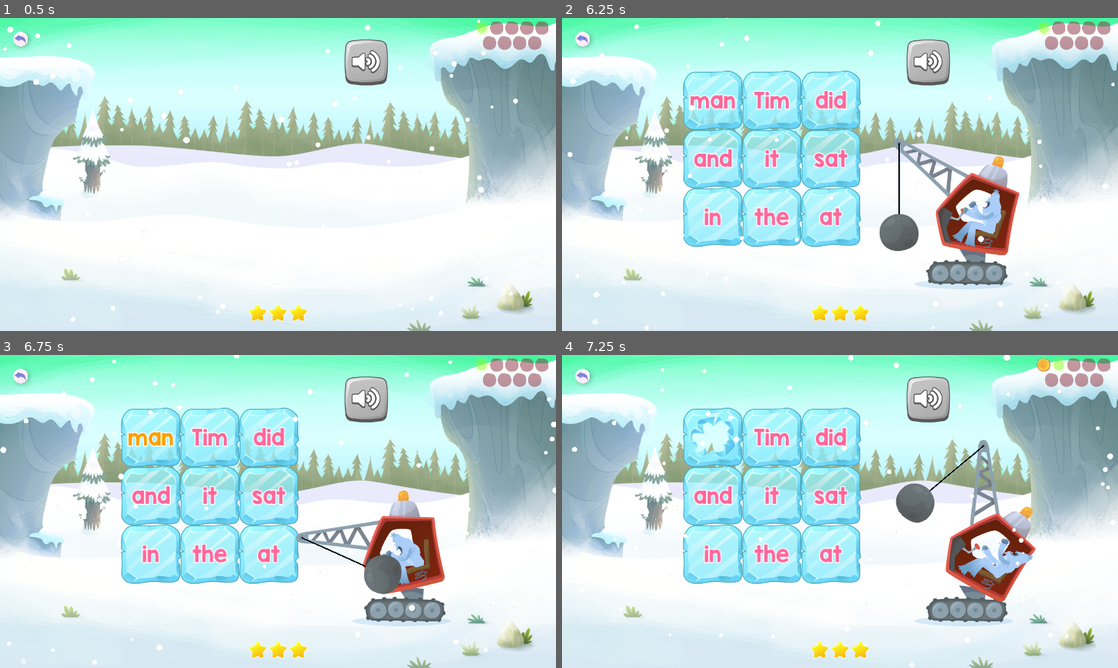
Above: before the commit, frames 1-4 (two rows, left to right).
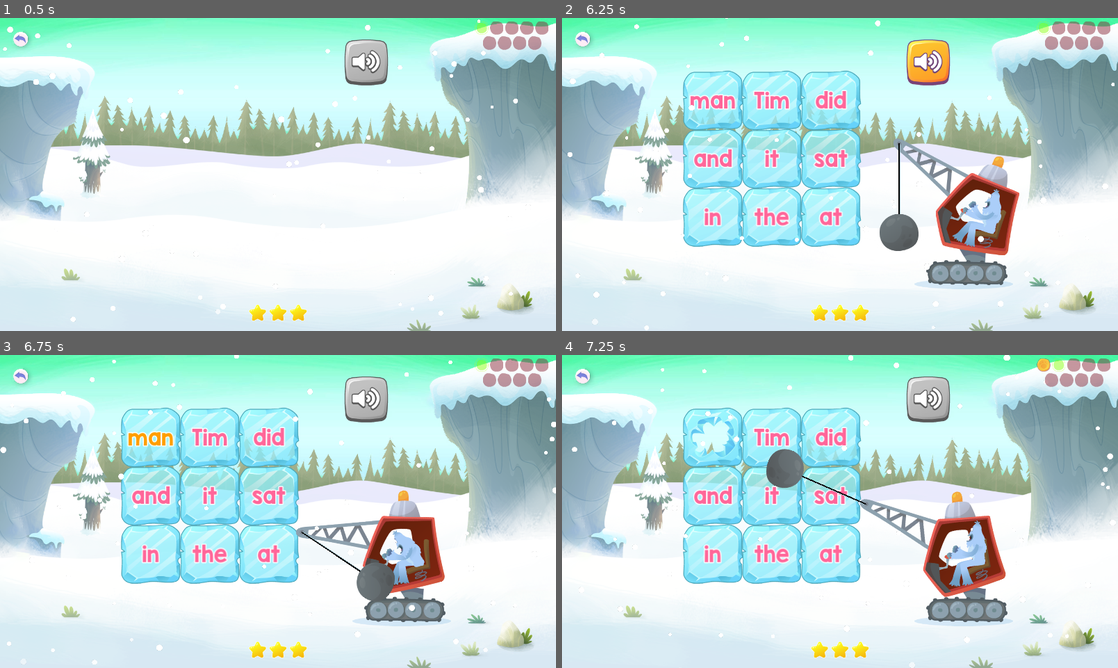
Above: after the commit, the same moments.

Repository: anatolbogun/knock-it-down-godot-port
Game: Godot game, scene res://src/game_states/main_game_state.tscn
The game is run twice, just before and just after one commit, with the same random seed, the same clock (stepped at 60 frames per second) and the same inputs. Sound files missing from this copy of the repository are replaced by a short silence.
Inputs (mouse positions are in pixels of both pictures, inside the frame that each line leads up to):
- Up to frame 1 (0.5 s): no input
- Up to frame 2 (6.25 s): move the mouse to (962, 158) at 0.52 s; move the mouse to (728, 190) at 1.27 s; move the mouse to (895, 105) at 2.02 s; move the mouse to (812, 237) at 2.77 s; move the mouse to (1006, 221) at 3.52 s; move the mouse to (673, 127) at 4.27 s; move the mouse to (867, 174) at 5.02 s; move the mouse to (756, 96) at 5.77 s
- Up to frame 3 (6.75 s): click "man" at 6.5 s
- Up to frame 4 (7.25 s): no input

Frame 1 is identical in both runs. In frame 2, 0.9% of the frame differs, in the area x 62-70%, y 6-22%; in frame 3, 1.3%; in frame 4, 6.8%, in the area x 36-86%, y 27-79%.

Commit message:
improvements/tests with hitting targets (wip)

Diff:
--- a/src/actors/yeti.gd
+++ b/src/actors/yeti.gd
@@ -1,3 +1,6 @@
 extends Skeleton2D
 
+# TO DO: this file is probably entirely redundant
+
+signal target_swing_start
 signal target_hit # is emitted in the AnimationPlayer when the wrecking ball hits a target
--- a/src/actors/yeti.tscn
+++ b/src/actors/yeti.tscn
@@ -457,121 +457,6 @@
 "values": []
 }
 
-[sub_resource type="Animation" id="Animation_0hj5h"]
-resource_name = "hit_correct"
-length = 1.2
-step = 0.05
-tracks/0/type = "value"
-tracks/0/imported = false
-tracks/0/enabled = true
-tracks/0/path = NodePath("CraneWheelsBone2D/CraneBodyBone2D:rotation")
-tracks/0/interp = 2
-tracks/0/loop_wrap = true
-tracks/0/keys = {
-"times": PackedFloat32Array(0, 0.2, 0.25, 0.45, 1),
-"transitions": PackedFloat32Array(1, 1, 1, 1, 1),
-"update": 0,
-"values": [0.0, -0.429351, -0.467748, 0.233874, 0.0]
-}
-tracks/1/type = "value"
-tracks/1/imported = false
-tracks/1/enabled = true
-tracks/1/path = NodePath("CraneWheelsBone2D/CraneBodyBone2D/CraneBoomBone2D:rotation")
-tracks/1/interp = 2
-tracks/1/loop_wrap = true
-tracks/1/keys = {
-"times": PackedFloat32Array(0, 0.25, 0.45, 1),
-"transitions": PackedFloat32Array(1, 1, 1, 1),
-"update": 0,
-"values": [0.0, -0.274017, 0.544543, 0.0]
-}
-tracks/2/type = "value"
-tracks/2/imported = false
-tracks/2/enabled = true
-tracks/2/path = NodePath("CraneWheelsBone2D/CraneBodyBone2D/CraneBoomBone2D/CraneLineBone2D:rotation")
-tracks/2/interp = 2
-tracks/2/loop_wrap = true
-tracks/2/keys = {
-"times": PackedFloat32Array(0, 0.25, 0.45, 0.8, 1, 1.2),
-"transitions": PackedFloat32Array(1, 1, 1, 1, 1, 1),
-"update": 0,
-"values": [0.0, -0.546288, 0.780162, -0.535816, 0.0785398, 0.0]
-}
-tracks/3/type = "value"
-tracks/3/imported = false
-tracks/3/enabled = true
-tracks/3/path = NodePath("CraneWheelsBone2D/CraneBodyBone2D/YetiBone2D/Yeti/BodyBone2D:rotation")
-tracks/3/interp = 2
-tracks/3/loop_wrap = true
-tracks/3/keys = {
-"times": PackedFloat32Array(0, 0.25, 0.45, 1),
-"transitions": PackedFloat32Array(1, 1, 1, 1),
-"update": 0,
-"values": [0.0, -0.488692, 0.253073, 0.0]
-}
-tracks/4/type = "value"
-tracks/4/imported = false
-tracks/4/enabled = true
-tracks/4/path = NodePath("CraneWheelsBone2D/CraneBodyBone2D/YetiBone2D/Yeti/BodyBone2D/LegBone2D:rotation")
-tracks/4/interp = 2
-tracks/4/loop_wrap = true
-tracks/4/keys = {
-"times": PackedFloat32Array(0, 0.25, 0.45, 1),
-"transitions": PackedFloat32Array(1, 1, 1, 1),
-"update": 0,
-"values": [0.0, 0.623083, 0.115192, 0.0]
-}
-tracks/5/type = "value"
-tracks/5/imported = false
-tracks/5/enabled = true
-tracks/5/path = NodePath("CraneWheelsBone2D/CraneBodyBone2D/YetiBone2D/Yeti/BodyBone2D/ArmLeftBone2D:rotation")
-tracks/5/interp = 2
-tracks/5/loop_wrap = true
-tracks/5/keys = {
-"times": PackedFloat32Array(0, 0.25, 0.45, 1),
-"transitions": PackedFloat32Array(1, 1, 1, 1),
-"update": 0,
-"values": [0.0, 0.429351, -0.155334, 0.0]
-}
-tracks/6/type = "value"
-tracks/6/imported = false
-tracks/6/enabled = true
-tracks/6/path = NodePath("CraneWheelsBone2D/CraneBodyBone2D/YetiBone2D/Yeti/BodyBone2D/ArmRightBone2D:rotation")
-tracks/6/interp = 2
-tracks/6/loop_wrap = true
-tracks/6/keys = {
-"times": PackedFloat32Array(0, 0.25, 0.45, 1),
-"transitions": PackedFloat32Array(1, 1, 1, 1),
-"update": 0,
-"values": [0.0, 0.233874, 0.310669, 0.0]
-}
-tracks/7/type = "value"
-tracks/7/imported = false
-tracks/7/enabled = true
-tracks/7/path = NodePath("CraneWheelsBone2D/CraneBodyBone2D/YetiBone2D/Yeti/BodyBone2D/HeadBone2D:rotation")
-tracks/7/interp = 2
-tracks/7/loop_wrap = true
-tracks/7/keys = {
-"times": PackedFloat32Array(0, 0.25, 0.45, 1),
-"transitions": PackedFloat32Array(1, 1, 1, 1),
-"update": 0,
-"values": [0.0, -0.274017, 0.427606, 0.0]
-}
-tracks/8/type = "method"
-tracks/8/imported = false
-tracks/8/enabled = true
-tracks/8/path = NodePath(".")
-tracks/8/interp = 1
-tracks/8/loop_wrap = true
-tracks/8/keys = {
-"times": PackedFloat32Array(0.45),
-"transitions": PackedFloat32Array(1),
-"values": [{
-"args": ["target_hit"],
-"method": &"emit_signal"
-}]
-}
-
 [sub_resource type="Animation" id="Animation_1x54h"]
 resource_name = "incorrect"
 step = 0.05
@@ -794,14 +679,367 @@
 "values": [Vector2(0, 217)]
 }
 
+[sub_resource type="Animation" id="Animation_0hj5h"]
+resource_name = "retract"
+length = 0.25
+step = 0.05
+tracks/0/type = "value"
+tracks/0/imported = false
+tracks/0/enabled = true
+tracks/0/path = NodePath("CraneWheelsBone2D/CraneBodyBone2D:rotation")
+tracks/0/interp = 2
+tracks/0/loop_wrap = true
+tracks/0/keys = {
+"times": PackedFloat32Array(0, 0.2, 0.25),
+"transitions": PackedFloat32Array(1, 1, 1),
+"update": 0,
+"values": [0.0, -0.429351, -0.467748]
+}
+tracks/1/type = "value"
+tracks/1/imported = false
+tracks/1/enabled = true
+tracks/1/path = NodePath("CraneWheelsBone2D/CraneBodyBone2D/CraneBoomBone2D:rotation")
+tracks/1/interp = 2
+tracks/1/loop_wrap = true
+tracks/1/keys = {
+"times": PackedFloat32Array(0, 0.25),
+"transitions": PackedFloat32Array(1, 1),
+"update": 0,
+"values": [0.0, -0.274017]
+}
+tracks/2/type = "value"
+tracks/2/imported = false
+tracks/2/enabled = true
+tracks/2/path = NodePath("CraneWheelsBone2D/CraneBodyBone2D/CraneBoomBone2D/CraneLineBone2D:rotation")
+tracks/2/interp = 2
+tracks/2/loop_wrap = true
+tracks/2/keys = {
+"times": PackedFloat32Array(0, 0.25),
+"transitions": PackedFloat32Array(1, 1),
+"update": 0,
+"values": [0.0, -0.546288]
+}
+tracks/3/type = "value"
+tracks/3/imported = false
+tracks/3/enabled = true
+tracks/3/path = NodePath("CraneWheelsBone2D/CraneBodyBone2D/YetiBone2D/Yeti/BodyBone2D:rotation")
+tracks/3/interp = 2
+tracks/3/loop_wrap = true
+tracks/3/keys = {
+"times": PackedFloat32Array(0, 0.25),
+"transitions": PackedFloat32Array(1, 1),
+"update": 0,
+"values": [0.0, -0.488692]
+}
+tracks/4/type = "value"
+tracks/4/imported = false
+tracks/4/enabled = true
+tracks/4/path = NodePath("CraneWheelsBone2D/CraneBodyBone2D/YetiBone2D/Yeti/BodyBone2D/LegBone2D:rotation")
+tracks/4/interp = 2
+tracks/4/loop_wrap = true
+tracks/4/keys = {
+"times": PackedFloat32Array(0, 0.25),
+"transitions": PackedFloat32Array(1, 1),
+"update": 0,
+"values": [0.0, 0.623083]
+}
+tracks/5/type = "value"
+tracks/5/imported = false
+tracks/5/enabled = true
+tracks/5/path = NodePath("CraneWheelsBone2D/CraneBodyBone2D/YetiBone2D/Yeti/BodyBone2D/ArmLeftBone2D:rotation")
+tracks/5/interp = 2
+tracks/5/loop_wrap = true
+tracks/5/keys = {
+"times": PackedFloat32Array(0, 0.25),
+"transitions": PackedFloat32Array(1, 1),
+"update": 0,
+"values": [0.0, 0.429351]
+}
+tracks/6/type = "value"
+tracks/6/imported = false
+tracks/6/enabled = true
+tracks/6/path = NodePath("CraneWheelsBone2D/CraneBodyBone2D/YetiBone2D/Yeti/BodyBone2D/ArmRightBone2D:rotation")
+tracks/6/interp = 2
+tracks/6/loop_wrap = true
+tracks/6/keys = {
+"times": PackedFloat32Array(0, 0.25),
+"transitions": PackedFloat32Array(1, 1),
+"update": 0,
+"values": [0.0, 0.233874]
+}
+tracks/7/type = "value"
+tracks/7/imported = false
+tracks/7/enabled = true
+tracks/7/path = NodePath("CraneWheelsBone2D/CraneBodyBone2D/YetiBone2D/Yeti/BodyBone2D/HeadBone2D:rotation")
+tracks/7/interp = 2
+tracks/7/loop_wrap = true
+tracks/7/keys = {
+"times": PackedFloat32Array(0, 0.25),
+"transitions": PackedFloat32Array(1, 1),
+"update": 0,
+"values": [0.0, -0.274017]
+}
+tracks/8/type = "method"
+tracks/8/imported = false
+tracks/8/enabled = true
+tracks/8/path = NodePath(".")
+tracks/8/interp = 1
+tracks/8/loop_wrap = true
+tracks/8/keys = {
+"times": PackedFloat32Array(0.25),
+"transitions": PackedFloat32Array(1),
+"values": [{
+"args": [&"target_swing_start"],
+"method": &"emit_signal"
+}]
+}
+
+[sub_resource type="Animation" id="Animation_y688m"]
+resource_name = "hit_backup"
+length = 1.2
+step = 0.05
+tracks/0/type = "value"
+tracks/0/imported = false
+tracks/0/enabled = true
+tracks/0/path = NodePath("CraneWheelsBone2D/CraneBodyBone2D:rotation")
+tracks/0/interp = 2
+tracks/0/loop_wrap = true
+tracks/0/keys = {
+"times": PackedFloat32Array(0, 0.2, 0.25, 0.45, 1),
+"transitions": PackedFloat32Array(1, 1, 1, 1, 1),
+"update": 0,
+"values": [0.0, -0.429351, -0.467748, 0.233874, 0.0]
+}
+tracks/1/type = "value"
+tracks/1/imported = false
+tracks/1/enabled = true
+tracks/1/path = NodePath("CraneWheelsBone2D/CraneBodyBone2D/CraneBoomBone2D:rotation")
+tracks/1/interp = 2
+tracks/1/loop_wrap = true
+tracks/1/keys = {
+"times": PackedFloat32Array(0, 0.25, 0.45, 1),
+"transitions": PackedFloat32Array(1, 1, 1, 1),
+"update": 0,
+"values": [0.0, -0.274017, 0.544543, 0.0]
+}
+tracks/2/type = "value"
+tracks/2/imported = false
+tracks/2/enabled = true
+tracks/2/path = NodePath("CraneWheelsBone2D/CraneBodyBone2D/CraneBoomBone2D/CraneLineBone2D:rotation")
+tracks/2/interp = 2
+tracks/2/loop_wrap = true
+tracks/2/keys = {
+"times": PackedFloat32Array(0, 0.25, 0.45, 0.8, 1, 1.2),
+"transitions": PackedFloat32Array(1, 1, 1, 1, 1, 1),
+"update": 0,
+"values": [0.0, -0.546288, 0.780162, -0.535816, 0.0785398, 0.0]
+}
+tracks/3/type = "value"
+tracks/3/imported = false
+tracks/3/enabled = true
+tracks/3/path = NodePath("CraneWheelsBone2D/CraneBodyBone2D/YetiBone2D/Yeti/BodyBone2D:rotation")
+tracks/3/interp = 2
+tracks/3/loop_wrap = true
+tracks/3/keys = {
+"times": PackedFloat32Array(0, 0.25, 0.45, 1),
+"transitions": PackedFloat32Array(1, 1, 1, 1),
+"update": 0,
+"values": [0.0, -0.488692, 0.253073, 0.0]
+}
+tracks/4/type = "value"
+tracks/4/imported = false
+tracks/4/enabled = true
+tracks/4/path = NodePath("CraneWheelsBone2D/CraneBodyBone2D/YetiBone2D/Yeti/BodyBone2D/LegBone2D:rotation")
+tracks/4/interp = 2
+tracks/4/loop_wrap = true
+tracks/4/keys = {
+"times": PackedFloat32Array(0, 0.25, 0.45, 1),
+"transitions": PackedFloat32Array(1, 1, 1, 1),
+"update": 0,
+"values": [0.0, 0.623083, 0.115192, 0.0]
+}
+tracks/5/type = "value"
+tracks/5/imported = false
+tracks/5/enabled = true
+tracks/5/path = NodePath("CraneWheelsBone2D/CraneBodyBone2D/YetiBone2D/Yeti/BodyBone2D/ArmLeftBone2D:rotation")
+tracks/5/interp = 2
+tracks/5/loop_wrap = true
+tracks/5/keys = {
+"times": PackedFloat32Array(0, 0.25, 0.45, 1),
+"transitions": PackedFloat32Array(1, 1, 1, 1),
+"update": 0,
+"values": [0.0, 0.429351, -0.155334, 0.0]
+}
+tracks/6/type = "value"
+tracks/6/imported = false
+tracks/6/enabled = true
+tracks/6/path = NodePath("CraneWheelsBone2D/CraneBodyBone2D/YetiBone2D/Yeti/BodyBone2D/ArmRightBone2D:rotation")
+tracks/6/interp = 2
+tracks/6/loop_wrap = true
+tracks/6/keys = {
+"times": PackedFloat32Array(0, 0.25, 0.45, 1),
+"transitions": PackedFloat32Array(1, 1, 1, 1),
+"update": 0,
+"values": [0.0, 0.233874, 0.310669, 0.0]
+}
+tracks/7/type = "value"
+tracks/7/imported = false
+tracks/7/enabled = true
+tracks/7/path = NodePath("CraneWheelsBone2D/CraneBodyBone2D/YetiBone2D/Yeti/BodyBone2D/HeadBone2D:rotation")
+tracks/7/interp = 2
+tracks/7/loop_wrap = true
+tracks/7/keys = {
+"times": PackedFloat32Array(0, 0.25, 0.45, 1),
+"transitions": PackedFloat32Array(1, 1, 1, 1),
+"update": 0,
+"values": [0.0, -0.274017, 0.427606, 0.0]
+}
+tracks/8/type = "method"
+tracks/8/imported = false
+tracks/8/enabled = true
+tracks/8/path = NodePath(".")
+tracks/8/interp = 1
+tracks/8/loop_wrap = true
+tracks/8/keys = {
+"times": PackedFloat32Array(0.25, 0.45),
+"transitions": PackedFloat32Array(1, 1),
+"values": [{
+"args": [&"target_swing_start"],
+"method": &"emit_signal"
+}, {
+"args": ["target_hit"],
+"method": &"emit_signal"
+}]
+}
+
+[sub_resource type="Animation" id="Animation_218g4"]
+resource_name = "hit"
+length = 1.2
+step = 0.05
+tracks/0/type = "value"
+tracks/0/imported = false
+tracks/0/enabled = true
+tracks/0/path = NodePath("CraneWheelsBone2D/CraneBodyBone2D:rotation")
+tracks/0/interp = 2
+tracks/0/loop_wrap = true
+tracks/0/keys = {
+"times": PackedFloat32Array(0, 0.2, 0.25, 0.45, 1),
+"transitions": PackedFloat32Array(1, 1, 1, 1, 1),
+"update": 0,
+"values": [0.0, -0.429351, -0.467748, 0.233874, 0.0]
+}
+tracks/1/type = "value"
+tracks/1/imported = false
+tracks/1/enabled = true
+tracks/1/path = NodePath("CraneWheelsBone2D/CraneBodyBone2D/CraneBoomBone2D:rotation")
+tracks/1/interp = 2
+tracks/1/loop_wrap = true
+tracks/1/keys = {
+"times": PackedFloat32Array(0, 0.25, 0.45, 1),
+"transitions": PackedFloat32Array(1, 1, 1, 1),
+"update": 0,
+"values": [0.0, -0.274017, 0.544543, 0.0]
+}
+tracks/2/type = "value"
+tracks/2/imported = false
+tracks/2/enabled = true
+tracks/2/path = NodePath("CraneWheelsBone2D/CraneBodyBone2D/CraneBoomBone2D/CraneLineBone2D:rotation")
+tracks/2/interp = 2
+tracks/2/loop_wrap = true
+tracks/2/keys = {
+"times": PackedFloat32Array(0, 0.25, 0.45, 0.8, 1, 1.2),
+"transitions": PackedFloat32Array(1, 1, 1, 1, 1, 1),
+"update": 0,
+"values": [0.0, -0.546288, 0.780162, -0.535816, 0.0785398, 0.0]
+}
+tracks/3/type = "value"
+tracks/3/imported = false
+tracks/3/enabled = true
+tracks/3/path = NodePath("CraneWheelsBone2D/CraneBodyBone2D/YetiBone2D/Yeti/BodyBone2D:rotation")
+tracks/3/interp = 2
+tracks/3/loop_wrap = true
+tracks/3/keys = {
+"times": PackedFloat32Array(0, 0.25, 0.45, 1),
+"transitions": PackedFloat32Array(1, 1, 1, 1),
+"update": 0,
+"values": [0.0, -0.488692, 0.253073, 0.0]
+}
+tracks/4/type = "value"
+tracks/4/imported = false
+tracks/4/enabled = true
+tracks/4/path = NodePath("CraneWheelsBone2D/CraneBodyBone2D/YetiBone2D/Yeti/BodyBone2D/LegBone2D:rotation")
+tracks/4/interp = 2
+tracks/4/loop_wrap = true
+tracks/4/keys = {
+"times": PackedFloat32Array(0, 0.25, 0.45, 1),
+"transitions": PackedFloat32Array(1, 1, 1, 1),
+"update": 0,
+"values": [0.0, 0.623083, 0.115192, 0.0]
+}
+tracks/5/type = "value"
+tracks/5/imported = false
+tracks/5/enabled = true
+tracks/5/path = NodePath("CraneWheelsBone2D/CraneBodyBone2D/YetiBone2D/Yeti/BodyBone2D/ArmLeftBone2D:rotation")
+tracks/5/interp = 2
+tracks/5/loop_wrap = true
+tracks/5/keys = {
+"times": PackedFloat32Array(0, 0.25, 0.45, 1),
+"transitions": PackedFloat32Array(1, 1, 1, 1),
+"update": 0,
+"values": [0.0, 0.429351, -0.155334, 0.0]
+}
+tracks/6/type = "value"
+tracks/6/imported = false
+tracks/6/enabled = true
+tracks/6/path = NodePath("CraneWheelsBone2D/CraneBodyBone2D/YetiBone2D/Yeti/BodyBone2D/ArmRightBone2D:rotation")
+tracks/6/interp = 2
+tracks/6/loop_wrap = true
+tracks/6/keys = {
+"times": PackedFloat32Array(0, 0.25, 0.45, 1),
+"transitions": PackedFloat32Array(1, 1, 1, 1),
+"update": 0,
+"values": [0.0, 0.233874, 0.310669, 0.0]
+}
+tracks/7/type = "value"
+tracks/7/imported = false
+tracks/7/enabled = true
+tracks/7/path = NodePath("CraneWheelsBone2D/CraneBodyBone2D/YetiBone2D/Yeti/BodyBone2D/HeadBone2D:rotation")
+tracks/7/interp = 2
+tracks/7/loop_wrap = true
+tracks/7/keys = {
+"times": PackedFloat32Array(0, 0.25, 0.45, 1),
+"transitions": PackedFloat32Array(1, 1, 1, 1),
+"update": 0,
+"values": [0.0, -0.274017, 0.427606, 0.0]
+}
+tracks/8/type = "method"
+tracks/8/imported = false
+tracks/8/enabled = true
+tracks/8/path = NodePath(".")
+tracks/8/interp = 1
+tracks/8/loop_wrap = true
+tracks/8/keys = {
+"times": PackedFloat32Array(0.25, 0.45),
+"transitions": PackedFloat32Array(1, 1),
+"values": [{
+"args": [&"target_swing_start"],
+"method": &"emit_signal"
+}, {
+"args": ["target_hit"],
+"method": &"emit_signal"
+}]
+}
+
 [sub_resource type="AnimationLibrary" id="AnimationLibrary_ojgb1"]
 _data = {
 "RESET": SubResource("Animation_6osnw"),
 "break": SubResource("Animation_f0ly8"),
 "correct": SubResource("Animation_kc1pq"),
 "drive": SubResource("Animation_5mu5p"),
-"hit": SubResource("Animation_0hj5h"),
+"hit": SubResource("Animation_218g4"),
+"hit_backup": SubResource("Animation_y688m"),
 "incorrect": SubResource("Animation_1x54h"),
+"retract": SubResource("Animation_0hj5h"),
 "success": SubResource("Animation_1i4nw"),
 "test": SubResource("Animation_yb3vo")
 }
@@ -831,6 +1069,8 @@
 
 [node name="CraneBodyBone2D" type="Bone2D" parent="CraneWheelsBone2D"]
 position = Vector2(1, -2)
+scale = Vector2(0.999984, 0.999971)
+skew = -1.20401e-05
 rest = Transform2D(1, 0, 0, 1, 1, -2)
 
 [node name="CraneBody" type="Sprite2D" parent="CraneWheelsBone2D/CraneBodyBone2D"]
@@ -854,6 +1094,7 @@
 
 [node name="LegBone2D" type="Bone2D" parent="CraneWheelsBone2D/CraneBodyBone2D/YetiBone2D/Yeti/BodyBone2D"]
 position = Vector2(2, -5)
+scale = Vector2(1, 1)
 rest = Transform2D(1, 0, 0, 1, 2, -5)
 auto_calculate_length_and_angle = false
 length = 49.541
@@ -892,6 +1133,7 @@
 
 [node name="HeadBone2D" type="Bone2D" parent="CraneWheelsBone2D/CraneBodyBone2D/YetiBone2D/Yeti/BodyBone2D"]
 position = Vector2(2, -52)
+scale = Vector2(1, 1)
 rest = Transform2D(1, 0, 0, 1, 2, -52)
 auto_calculate_length_and_angle = false
 length = 46.746
@@ -908,6 +1150,8 @@
 
 [node name="CraneBoomBone2D" type="Bone2D" parent="CraneWheelsBone2D/CraneBodyBone2D"]
 position = Vector2(-19, -143)
+scale = Vector2(0.999965, 0.999961)
+skew = -3.80278e-05
 rest = Transform2D(1, 0, 0, 1, -19, -143)
 
 [node name="CraneBoom" type="Sprite2D" parent="CraneWheelsBone2D/CraneBodyBone2D/CraneBoomBone2D"]
@@ -916,6 +1160,8 @@
 
 [node name="CraneLineBone2D" type="Bone2D" parent="CraneWheelsBone2D/CraneBodyBone2D/CraneBoomBone2D"]
 position = Vector2(-167, -114)
+scale = Vector2(0.999969, 0.999971)
+skew = -3.8147e-05
 rest = Transform2D(1, 0, 0, 1, -167, -114)
 editor_settings/show_bone_gizmo = false
 
--- a/src/game_states/main_game_state.gd
+++ b/src/game_states/main_game_state.gd
@@ -131,28 +131,41 @@
 	$Ui/Words.disabled = true
 	$CommonUi/AudioButton.disabled = true
 
-	_word_clicked = word
-	_button_clicked = button
-
-	$Yeti/AnimationPlayer.play("hit")
-	await $Yeti/AnimationPlayer.animation_finished
+	$Yeti/AnimationPlayer.play("retract")
+	await $Yeti/AnimationPlayer.animation_finished
+
+	$Yeti/WreckingBallTarget.global_position = button.global_position + button.size / 2
+
+	var tween: = create_tween()
+	tween.tween_property($Yeti.get_modification_stack(), "strength", 1, 0.125)
+	await tween.finished
+
+	if word == target.word:
+		correct(button)
+	else:
+		incorrect()
 
 	var animation: = "correct" if word == target.word else "incorrect"
 
 	$Yeti/AnimationPlayer.play(animation)
 	await $Yeti/AnimationPlayer.animation_finished
+
+	$Yeti/AnimationPlayer.play("RESET")
+
+	var tween2: = create_tween()
+	tween2.tween_property($Yeti.get_modification_stack(), "strength", 0, 0.5)
 
 	if $CommonUi/Lives.lives_left > 0:
 		next_round()
 
 
-func hit_correct(button:TextureButton) -> void:
+func correct(button:TextureButton) -> void:
 	play_sfx(sample(["ice-break-1", "ice-break-2"]))
 	$Ui/Words.mark_correct(button)
 	$CommonUi/Rounds.pass_round()
 
 
-func hit_incorrect() -> void:
+func incorrect() -> void:
 	play_sfx("incorrect")
 	$CommonUi/Rounds.fail_round()
 	$CommonUi/Lives.remove_life()
@@ -189,8 +202,13 @@
 	# TO DO: add failure animations for yeti and friends
 
 
-func _on_yeti_target_hit() -> void:
-	if _word_clicked == target.word:
-		hit_correct(_button_clicked)
-	else:
-		hit_incorrect()
+#func _on_yeti_target_hit() -> void:
+	#if _word_clicked == target.word:
+		#hit_correct(_button_clicked)
+	#else:
+		#hit_incorrect()
+
+
+#func _on_yeti_target_swing_start() -> void:
+	#$Yeti/WreckingBallTarget.global_position = _button_clicked.global_position + _button_clicked.size / 2
+	#$Yeti.get_modification_stack().strength = 1
--- a/src/game_states/main_game_state.tscn
+++ b/src/game_states/main_game_state.tscn
@@ -22,9 +22,6 @@
 [sub_resource type="Gradient" id="Gradient_1yw73"]
 offsets = PackedFloat32Array(0, 0.115059, 0.861252, 1)
 colors = PackedColorArray(1, 1, 1, 0, 1, 1, 1, 1, 1, 1, 1, 1, 1, 1, 1, 0)
-
-[sub_resource type="ShaderMaterial" id="ShaderMaterial_5vgr1"]
-shader = ExtResource("8_x2xaa")
 
 [node name="MainGameState" type="Node2D"]
 script = ExtResource("1_cppd2")
@@ -141,7 +138,6 @@
 offset_bottom = 712.0
 
 [node name="AudioButton" type="TextureButton" parent="CommonUi"]
-material = SubResource("ShaderMaterial_5vgr1")
 layout_mode = 0
 offset_left = 845.0
 offset_top = 52.0
@@ -167,6 +163,7 @@
 
 [connection signal="word_clicked" from="Ui/Words" to="." method="_on_words_word_clicked"]
 [connection signal="target_hit" from="Yeti" to="." method="_on_yeti_target_hit"]
+[connection signal="target_swing_start" from="Yeti" to="." method="_on_yeti_target_swing_start"]
 [connection signal="died" from="CommonUi/Lives" to="." method="_on_lives_died"]
 [connection signal="pressed" from="CommonUi/AudioButton" to="." method="_on_audio_button_pressed"]
 [connection signal="completed" from="IntroPanel" to="." method="start"]
Not shown: 1 places in src/actors/yeti.tscn that only renumber resources
Not shown: 1 places in src/game_states/main_game_state.tscn that only renumber resources
